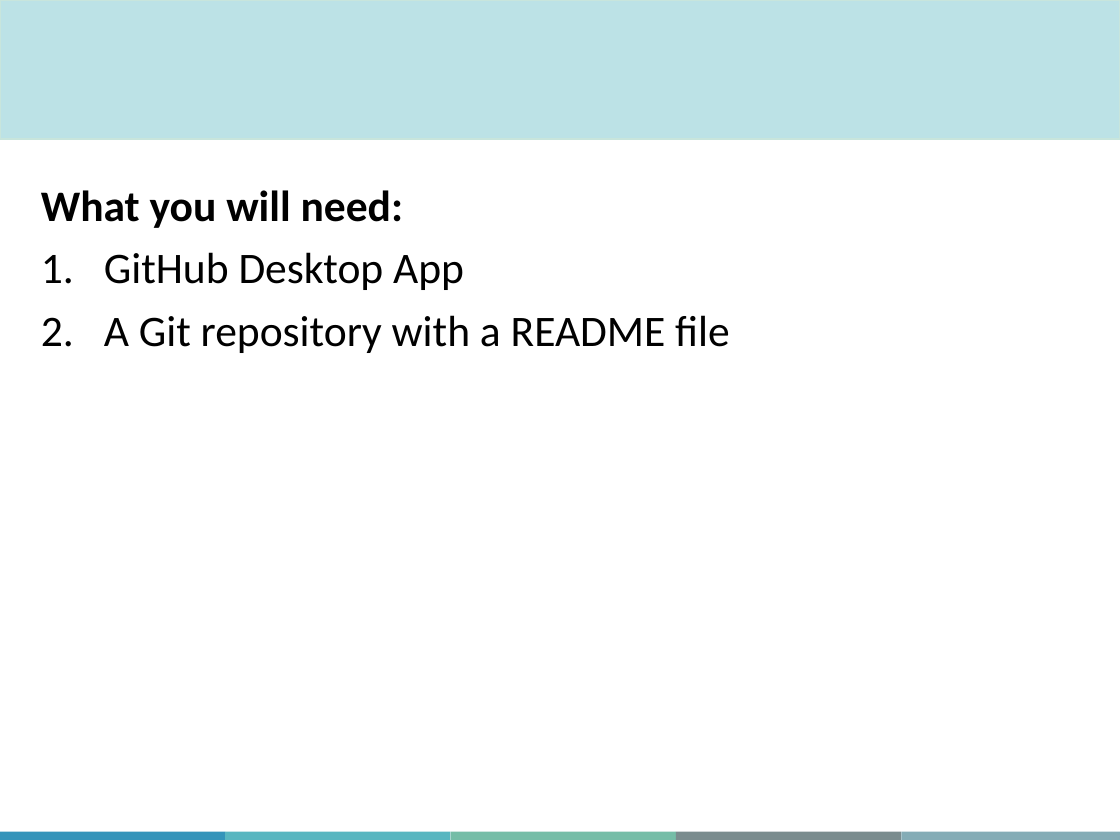
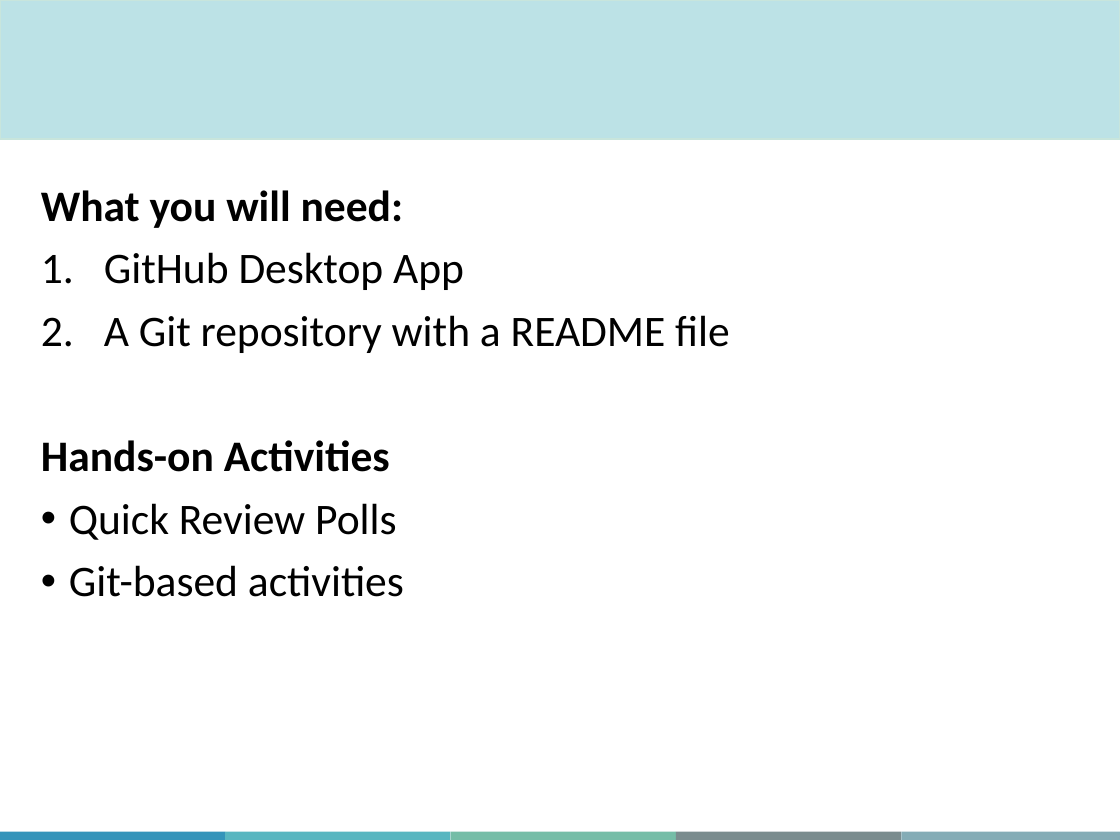
Before and after one commit to aosakwe/MiCM_IntroToGitHub, a slide deck: slide 4 of Slides/MiCM_GitHub_Workshop.pptx. Drawn at 1120x840 pixels with LibreOffice and Linux fonts; fonts in the diff are those of the drawing; background and template pictures are left out. Boxes give left, top, right and bottom in pixels: in the first picture for what was removed or moved away, otherwise in the second. Text is boxed around its words. In the diff, an @@ line names an element or a change of style, - is before the commit and + after.

```diff
--- a/Slides/MiCM_GitHub_Workshop.pptx
+++ b/Slides/MiCM_GitHub_Workshop.pptx
@@ text at box(41, 440, 404, 597): paragraphs added @@
+Hands-on Activities
+• Quick Review Polls
+• Git-based activities
```
Also in this commit, not shown: 2 other slides changed, 6 slides added, 2 slides removed, 2 other files.
